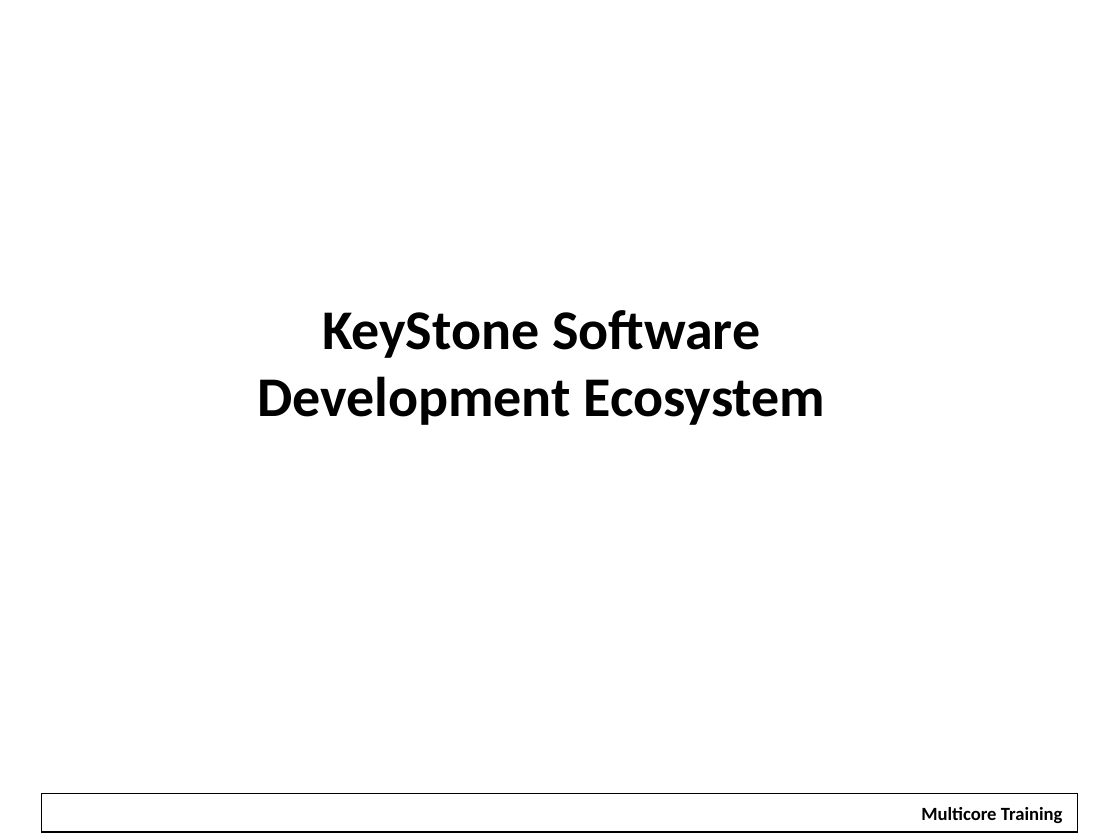
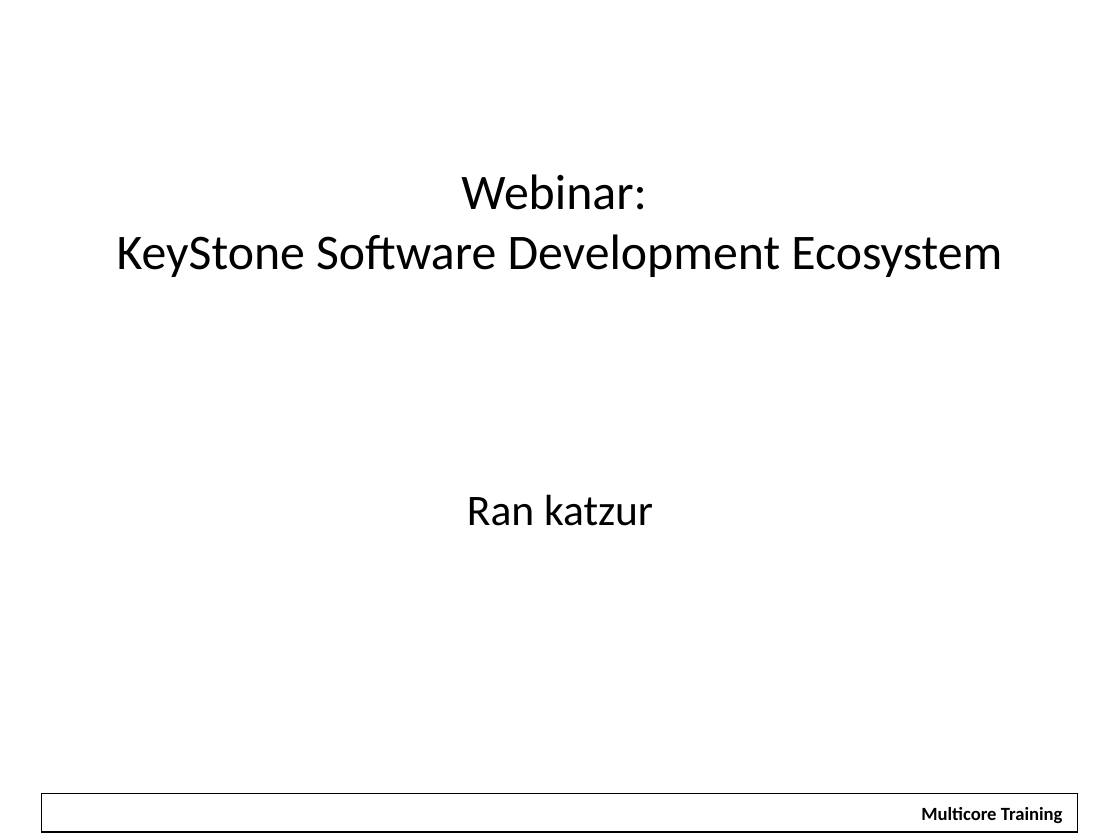
Before and after one commit to hari1989/keystone-workshop, a slide deck: slide 2 of preliminary/Introduction to KeyStone Software ECO RJH.pptx (slide 1 before the commit). Drawn at 1120x840 pixels with LibreOffice and Linux fonts; fonts in the diff are those of the drawing; background and template pictures are left out. Boxes give left, top, right and bottom in pixels: in the first picture for what was removed or moved away, otherwise in the second. Text is boxed around its words. In the diff, an @@ line names an element or a change of style, - is before the commit and + after.

```diff
--- a/preliminary/Introduction to KeyStone Software ECO RJH.pptx
+++ b/preliminary/Introduction to KeyStone Software ECO RJH.pptx
@@ title at bbox=[117, 174, 1002, 277]: text changed; size 36 to 32 pt; bold off @@
-KeyStone Software
-Development Ecosystem
+Webinar:
+KeyStone Software Development Ecosystem
@@ subtitle added at bbox=[467, 494, 653, 526], 28 pt, text #000000 @@
+Ran katzur
```
Also in this commit, not shown: 2 slides added.
